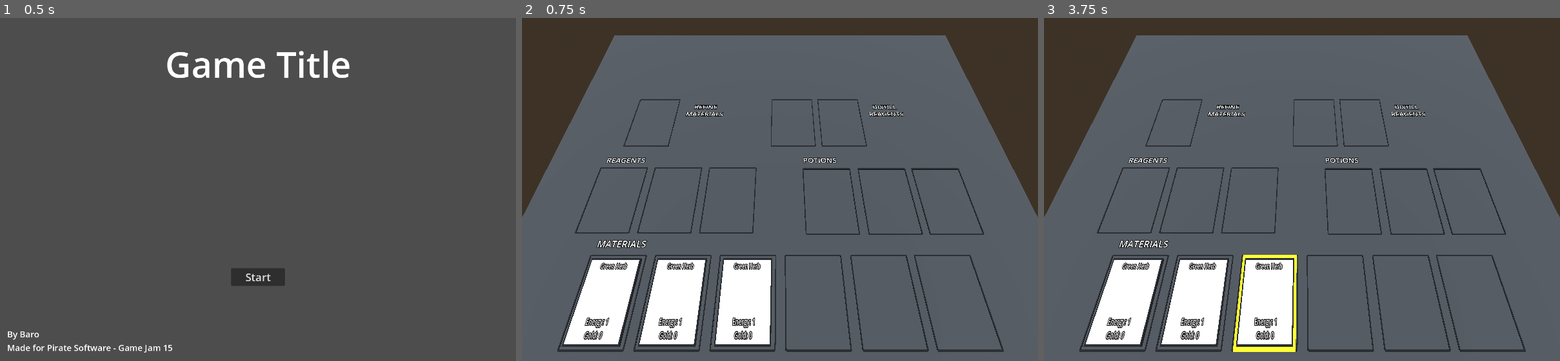
Above: before the commit, frames 1-3 (left to right).
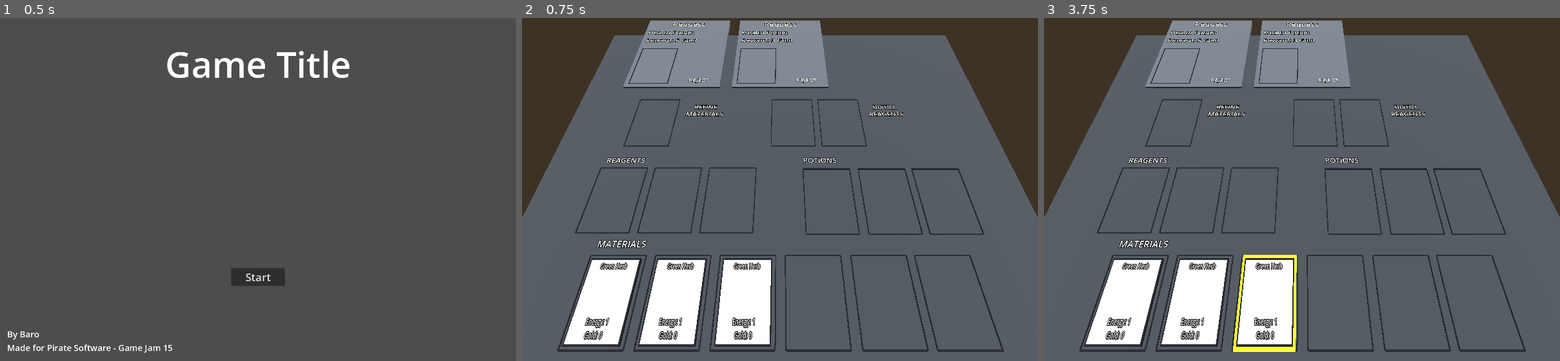
Above: after the commit, the same moments.

Repository: Barodas/game-jam-pirate-software-15
Game: Godot game, scene res://scenes/start_menu.tscn
Two runs of this game, one before a commit and one after it. Both use one fixed random seed, a clock stepped at 60 frames per second and the inputs below.
Inputs (mouse positions are in pixels of both pictures, inside the frame that each line leads up to):
- Up to frame 1 (0.5 s): no input
- Up to frame 2 (0.75 s): click "Start" at 0.5 s
- Up to frame 3 (3.75 s): tap Enter at 1.25, 2.75 s; move the mouse to (1415, 172) at 1.27 s; click (1415, 172) at 1.35 s; tap Space at 2, 3.5 s; move the mouse to (1198, 206) at 2.02 s; right-click (1198, 206) at 2.1 s; move the mouse to (1353, 114) at 2.77 s; click (1353, 114) at 2.85 s; move the mouse to (1276, 258) at 3.52 s; right-click (1276, 258) at 3.6 s

Frame 1 is identical in both runs. In frame 2, 6.7% of the frame differs, in the area x 19-60%, y 0-21%; in frame 3, 6.7%.
Error before the commit: Invalid call. Nonexistent function 'select_slot' in base 'Nil'. (res://scripts/game.gd:52)
Error after the commit: Invalid call. Nonexistent function 'select_slot' in base 'Nil'. (res://scripts/game.gd:60)

Commit message:
Implement Requests

Diff:
--- a/scenes/game.tscn
+++ b/scenes/game.tscn
@@ -1,9 +1,10 @@
-[gd_scene load_steps=11 format=3 uid="uid://bu506fv4xr7e5"]
+[gd_scene load_steps=12 format=3 uid="uid://bu506fv4xr7e5"]
 
 [ext_resource type="Script" path="res://scripts/game.gd" id="1_lonwx"]
 [ext_resource type="PackedScene" uid="uid://0mvk1fobbefx" path="res://scenes/slot.tscn" id="3_4jq0p"]
 [ext_resource type="PackedScene" uid="uid://ce4txtp5sdg6e" path="res://scenes/clickable_text.tscn" id="3_olj2j"]
 [ext_resource type="PackedScene" uid="uid://c3s0qk2jfmure" path="res://scenes/progress_bar.tscn" id="4_w04wk"]
+[ext_resource type="PackedScene" uid="uid://cgf57n5pwpywf" path="res://scenes/request.tscn" id="5_0unim"]
 
 [sub_resource type="ProceduralSkyMaterial" id="ProceduralSkyMaterial_pgm3m"]
 sky_horizon_color = Color(0.64625, 0.65575, 0.67075, 1)
@@ -24,7 +25,7 @@
 
 [sub_resource type="BoxShape3D" id="BoxShape3D_tut34"]
 
-[node name="Game" type="Node3D" node_paths=PackedStringArray("refine_slot", "refine_button", "refine_progress", "distill_slot1", "distill_slot2", "distill_button", "distill_progress", "material_slots", "reagent_slots", "potion_slots")]
+[node name="Game" type="Node3D" node_paths=PackedStringArray("refine_slot", "refine_button", "refine_progress", "distill_slot1", "distill_slot2", "distill_button", "distill_progress", "material_slots", "reagent_slots", "potion_slots", "requests")]
 script = ExtResource("1_lonwx")
 refine_slot = NodePath("World/Refinery/RefineSlot")
 refine_button = NodePath("World/Refinery/RefineButton")
@@ -36,6 +37,7 @@
 material_slots = [NodePath("World/Materials/MaterialSlot1"), NodePath("World/Materials/MaterialSlot2"), NodePath("World/Materials/MaterialSlot3"), NodePath("World/Materials/MaterialSlot4"), NodePath("World/Materials/MaterialSlot5"), NodePath("World/Materials/MaterialSlot6")]
 reagent_slots = [NodePath("World/Reagents/ReagentSlot1"), NodePath("World/Reagents/ReagentSlot2"), NodePath("World/Reagents/ReagentSlot3")]
 potion_slots = [NodePath("World/Potions/PotionSlot1"), NodePath("World/Potions/PotionSlot2"), NodePath("World/Potions/PotionSlot3")]
+requests = [NodePath("World/Requests/Request1"), NodePath("World/Requests/Request2"), NodePath("World/Requests/Request3")]
 
 [node name="WorldEnvironment" type="WorldEnvironment" parent="."]
 environment = SubResource("Environment_ehwq6")
@@ -222,3 +224,14 @@
 [node name="PotionSlot3" parent="World/Potions" instance=ExtResource("3_4jq0p")]
 transform = Transform3D(1.2, 0, 0, 0, 0.02, 0, 0, 0, 1.7, 4.14545, 0, 1.43483)
 category = 2
+
+[node name="Requests" type="Node3D" parent="World"]
+
+[node name="Request1" parent="World/Requests" instance=ExtResource("5_0unim")]
+transform = Transform3D(1, 0, 0, 0, 1, 0, 0, 0, 1, -3.37659, 0, -4.08488)
+
+[node name="Request2" parent="World/Requests" instance=ExtResource("5_0unim")]
+transform = Transform3D(1, 0, 0, 0, 1, 0, 0, 0, 1, 0.00492904, 0, -4.08488)
+
+[node name="Request3" parent="World/Requests" instance=ExtResource("5_0unim")]
+transform = Transform3D(1, 0, 0, 0, 1, 0, 0, 0, 1, 3.34978, 0, -4.08488)
--- /dev/null
+++ b/scenes/request.tscn
@@ -0,0 +1,48 @@
+[gd_scene load_steps=6 format=3 uid="uid://cgf57n5pwpywf"]
+
+[ext_resource type="PackedScene" uid="uid://0mvk1fobbefx" path="res://scenes/slot.tscn" id="1_q4qjv"]
+[ext_resource type="Script" path="res://scripts/request.gd" id="1_ro1ue"]
+[ext_resource type="PackedScene" uid="uid://ce4txtp5sdg6e" path="res://scenes/clickable_text.tscn" id="3_ympxi"]
+
+[sub_resource type="StandardMaterial3D" id="StandardMaterial3D_t8gjn"]
+albedo_color = Color(0.262932, 0.262932, 0.262932, 1)
+
+[sub_resource type="BoxMesh" id="BoxMesh_5ijtw"]
+size = Vector3(3, 0.1, 3.5)
+
+[node name="Request" type="Node3D"]
+script = ExtResource("1_ro1ue")
+
+[node name="Background" type="MeshInstance3D" parent="."]
+material_override = SubResource("StandardMaterial3D_t8gjn")
+mesh = SubResource("BoxMesh_5ijtw")
+skeleton = NodePath("../..")
+
+[node name="TurnInSlot" parent="Background" instance=ExtResource("1_q4qjv")]
+transform = Transform3D(1.2, 0, 0, 0, 0.02, 0, 0, 0, 1.7, -0.75, 0.05, 0.75)
+category = 2
+
+[node name="TitleLabel" type="Label3D" parent="Background"]
+transform = Transform3D(1, 0, 0, 0, -4.37114e-08, 1, 0, -1, -4.37114e-08, 0, 0.06, -1.5)
+text = "Request
+"
+font_size = 60
+outline_size = 10
+
+[node name="RequestLabel" type="Label3D" parent="Background"]
+transform = Transform3D(1, 0, 0, 0, -4.37114e-08, 1, 0, -1, -4.37114e-08, -1.37722, 0.06, -0.994906)
+text = "Health Potion
+"
+font_size = 50
+outline_size = 10
+horizontal_alignment = 0
+
+[node name="RewardLabel" type="Label3D" parent="Background"]
+transform = Transform3D(1, 0, 0, 0, -4.37114e-08, 1, 0, -1, -4.37114e-08, -1.36901, 0.06, -0.542523)
+text = "Reward: x Gold"
+font_size = 50
+outline_size = 10
+horizontal_alignment = 0
+
+[node name="ClickableText" parent="Background" instance=ExtResource("3_ympxi")]
+transform = Transform3D(1, 0, 0, 0, 1, 0, 0, 0, 1, 0.81964, 0.06, 1.4749)
--- a/scripts/clickable_text.gd
+++ b/scripts/clickable_text.gd
@@ -2,13 +2,20 @@
 
 @onready var _label = $Label
 var is_hovered: bool = false
+var hover_colour = Color(0,1,0)
+
+func set_text(text:String):
+	_label.text = text
+
+func set_hover_colour(col:Color):
+	hover_colour = col
 
 func _process(delta):
 	if is_hovered && Input.is_action_just_pressed("mouse_left"):
 		Signals.click_button.emit(self)
 
 	if is_hovered:
-		_label.set_modulate(Color(0,1,0))
+		_label.set_modulate(hover_colour)
 	else:
 		_label.set_modulate(Color(1,1,1))
 
--- a/scripts/game.gd
+++ b/scripts/game.gd
@@ -12,6 +12,7 @@
 @export var material_slots: Array[Slot]
 @export var reagent_slots: Array[Slot]
 @export var potion_slots: Array[Slot]
+@export var requests: Array[Request]
 
 func create_card(type:Constants.ID):
 	var info
@@ -41,11 +42,18 @@
 
 	# Initialise Board State
 	refine_button.hide()
+	distill_button.hide()
+	for request in requests:
+		request.set_visibility(false)
 
 	# Populate Hand
 	material_slots[0].assign_card(create_card(Constants.ID.HERB_HEALTH))
 	material_slots[1].assign_card(create_card(Constants.ID.HERB_HEALTH))
 	material_slots[2].assign_card(create_card(Constants.ID.HERB_HEALTH))
+	requests[0].assign_request(RequestData.create(
+		"Health Potion", Constants.ID.POTION_HEALTH, 5))
+	requests[1].assign_request(RequestData.create(
+		"Health Potion", Constants.ID.POTION_HEALTH, 3))
 
 func _process(delta):
 	if Input.is_action_just_pressed("mouse_right"):
@@ -99,6 +107,9 @@
 		distill_progress.start_timer(2.0)
 		distill_slot1.set_lock(true)
 		distill_slot2.set_lock(true)
+	for request in requests:
+		if button == request._reject_button:
+			request.set_visibility(false)
 
 func _on_progress_bar_complete_signal(bar):
 	if bar == refine_progress:
--- /dev/null
+++ b/scripts/request.gd
@@ -0,0 +1,31 @@
+class_name Request extends Node3D
+
+@onready var _background = $Background
+@onready var _request_label = $Background/RequestLabel
+@onready var _reward_label = $Background/RewardLabel
+@onready var _slot = $Background/TurnInSlot
+@onready var _reject_button = $Background/ClickableText
+
+var data: RequestData
+
+func _ready():
+	_reject_button.set_text("Reject")
+	_reject_button.set_hover_colour(Color(1,0,0))
+
+func _process(delta):
+	if _slot.has_card():
+		_reject_button.hide()
+	else:
+		_reject_button.show()
+
+func set_visibility(state:bool):
+	if state:
+		_background.show()
+	else:
+		_background.hide()
+
+func assign_request(assigned_request: RequestData):
+	data = assigned_request
+	_request_label.text = data.name
+	_reward_label.text = "Reward: " + str(data.gold) + " Gold"
+	set_visibility(true)
--- /dev/null
+++ b/scripts/request_data.gd
@@ -0,0 +1,12 @@
+class_name RequestData
+
+var name: String
+var item: Constants.ID
+var gold: int
+
+static func create(name: String, item:Constants.ID, gold):
+	var request = RequestData.new()
+	request.name = name
+	request.item = item
+	request.gold = gold
+	return request
